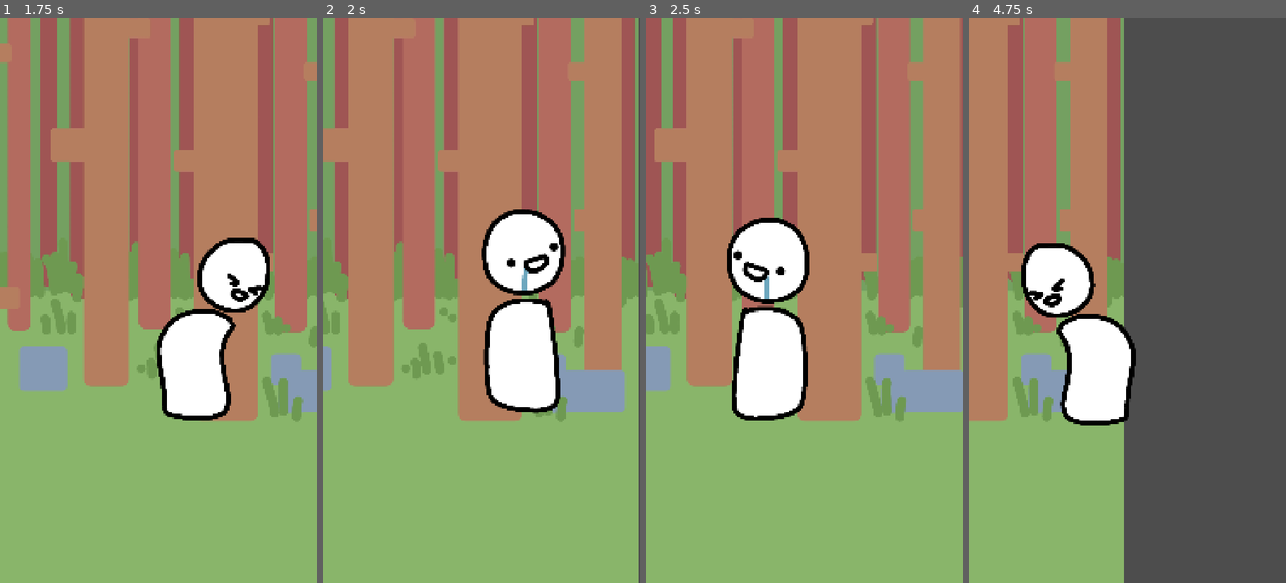
Above: before the commit, frames 1-4 (left to right).
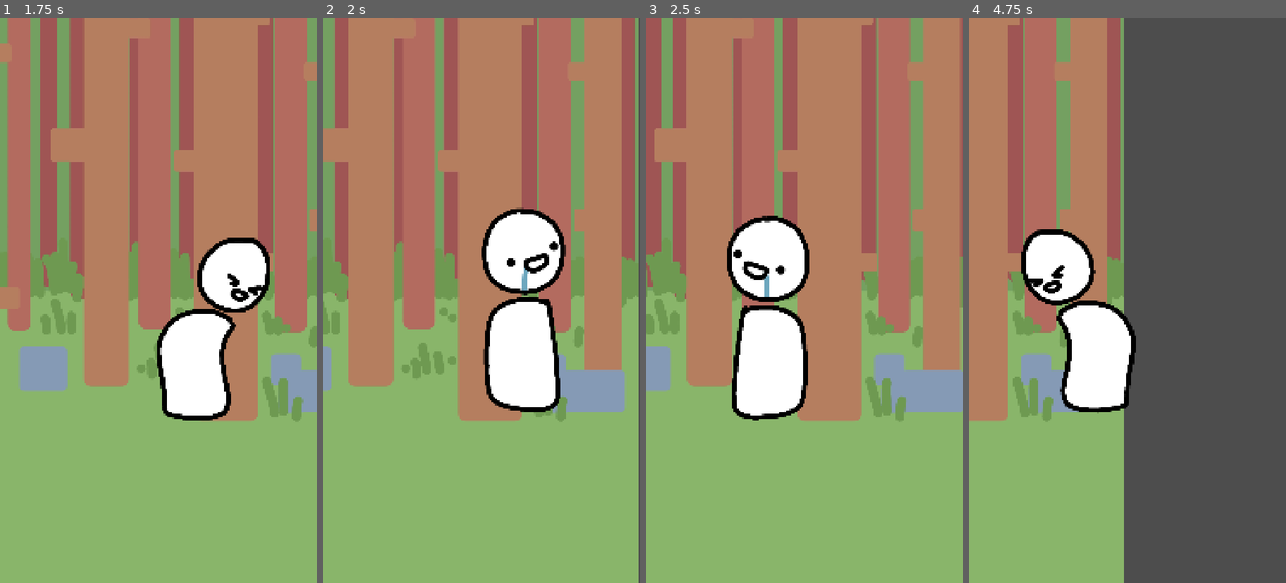
Above: after the commit, the same moments.

Repository: IMOitself/godot-game-idk
Game: Godot game, scene res://scenes/game.tscn
The game is run twice, just before and just after one commit, with the same random seed, the same clock (stepped at 60 frames per second) and the same inputs.
Inputs (mouse positions are in pixels of both pictures, inside the frame that each line leads up to):
- Up to frame 1 (1.75 s): tap Enter at 0.5 s; move the mouse to (228, 272) at 0.52 s; hold Space (jump) 0.53-1.28 s; hold D (move_right) from 0.53 s (still down); move the mouse to (95, 328) at 1.27 s; click (95, 328) at 1.35 s; tap Space (jump) at 1.52, 1.55 s
- Up to frame 2 (2 s): keep holding D (move_right); tap Space (jump) at 1.82 s
- Up to frame 3 (2.5 s): move the mouse to (836, 176) at 2.02 s; release D (move_right) at 2.03 s; hold A (move_left) from 2.03 s (still down); hold Space (jump) from 2.03 s (still down)
- Up to frame 4 (4.75 s): move the mouse to (1111, 413) at 2.77 s; release A (move_left) at 2.78 s; release Space (jump) at 2.78 s; hold D (move_right) 2.78-4.28 s; click (1111, 413) at 2.85 s; tap Space (jump) at 3.02, 3.05, 3.32, 4.52, 4.55 s; move the mouse to (1222, 385) at 3.52 s; hold Space (jump) 3.53-4.28 s; move the mouse to (1032, 215) at 4.27 s; hold A (move_left) from 4.28 s (still down); click (1032, 215) at 4.35 s

Frame 1 is identical in both runs. In frame 2, 0.5% of the frame differs, in the area x 50-77%, y 33-70%; in frame 3, 0.7%; in frame 4, 3.4%, in the area x 16-53%, y 37-73%.

Commit message:
feat: hop while walking

Diff:
--- a/scripts/player.gd
+++ b/scripts/player.gd
@@ -12,10 +12,6 @@
 	if not is_on_floor():
 		velocity += get_gravity() * delta
 
-	# Handle jump.
-	if Input.is_action_pressed("jump") and is_on_floor():
-		velocity.y = JUMP_VELOCITY
-
 	handle_anims()
 
 	var direction := Input.get_axis("move_left", "move_right")
@@ -27,6 +23,7 @@
 
 	if direction:
 		velocity.x = direction * SPEED
+		if(is_on_floor()): velocity.y = JUMP_VELOCITY
 	else:
 		velocity.x = move_toward(velocity.x, 0, SPEED)
 
